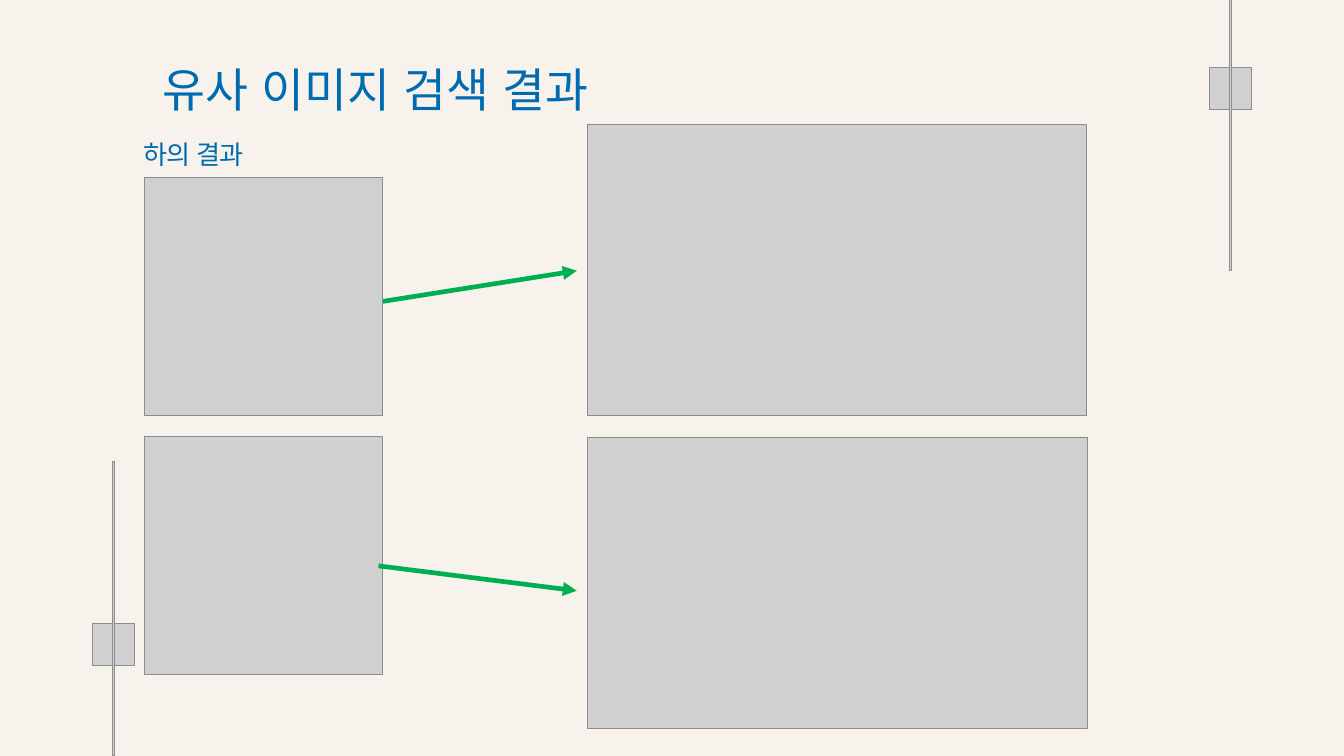
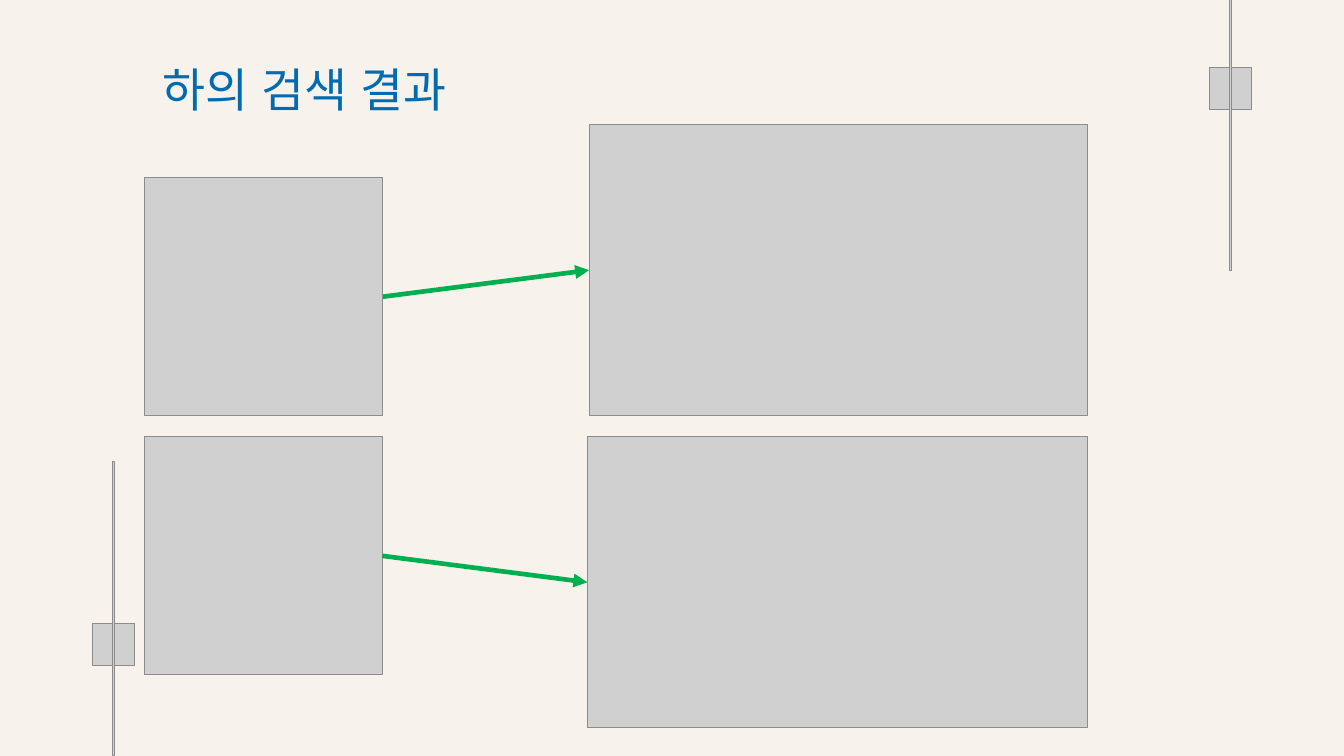
Before and after one commit to Playdata-G-DA35/DA35-final-team2-Item_Classification_RPA, a slide deck: slide 16 of documents/의류 카테고리 분류 모델 결과 보고서.pptx. Drawn at 1344x756 pixels with LibreOffice and Linux fonts; fonts in the diff are those of the drawing; grey boxes stand for pictures; background and template pictures are left out. Boxes give left, top, right and bottom in pixels: in the first picture for what was removed or moved away, otherwise in the second. Text is boxed around its words. In the diff, an @@ line names an element or a change of style, - is before the commit and + after.

```diff
--- a/documents/의류 카테고리 분류 모델 결과 보고서.pptx
+++ b/documents/의류 카테고리 분류 모델 결과 보고서.pptx
@@ text at box(162, 68, 446, 111): text changed @@
-유사 이미지 검색 결과
+하의 검색 결과
@@ text removed at box(144, 142, 243, 166) @@
-하의 결과
@@ arrow moved from (379, 302) - (577, 271) to (382, 297) - (589, 270) @@
@@ arrow moved from (378, 566) - (577, 591) to (382, 556) - (587, 583) @@
```
Also in this commit, not shown: 2 other slides changed, 2 other files.
